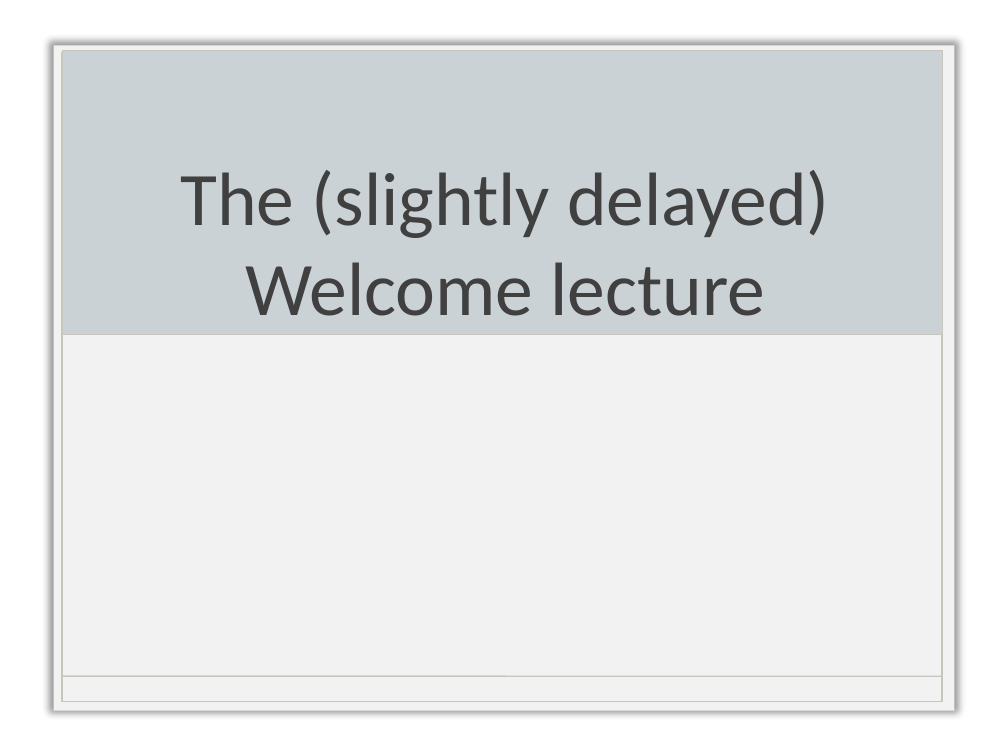
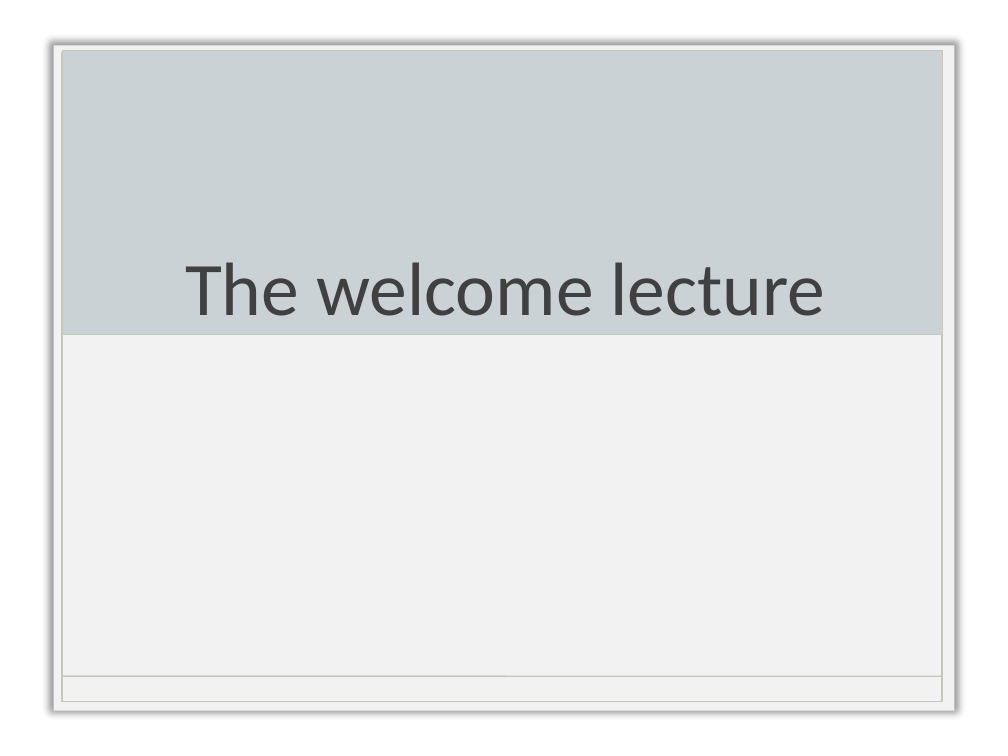
Before and after one commit to ngs-docs/angus, a slide deck: slide 1 of files/2014-lecture1-welcome.pptx. Drawn at 1008x756 pixels with LibreOffice and Linux fonts; fonts in the diff are those of the drawing; background and template pictures are left out. Boxes give left, top, right and bottom in pixels: in the first picture for what was removed or moved away, otherwise in the second. Text is boxed around its words. In the diff, an @@ line names an element or a change of style, - is before the commit and + after.

```diff
--- a/files/2014-lecture1-welcome.pptx
+++ b/files/2014-lecture1-welcome.pptx
@@ title at <box>185,262,826,316</box>: text changed @@
-The (slightly delayed) Welcome lecture
+The welcome lecture
```
Also in this commit, not shown: 1 other file.
